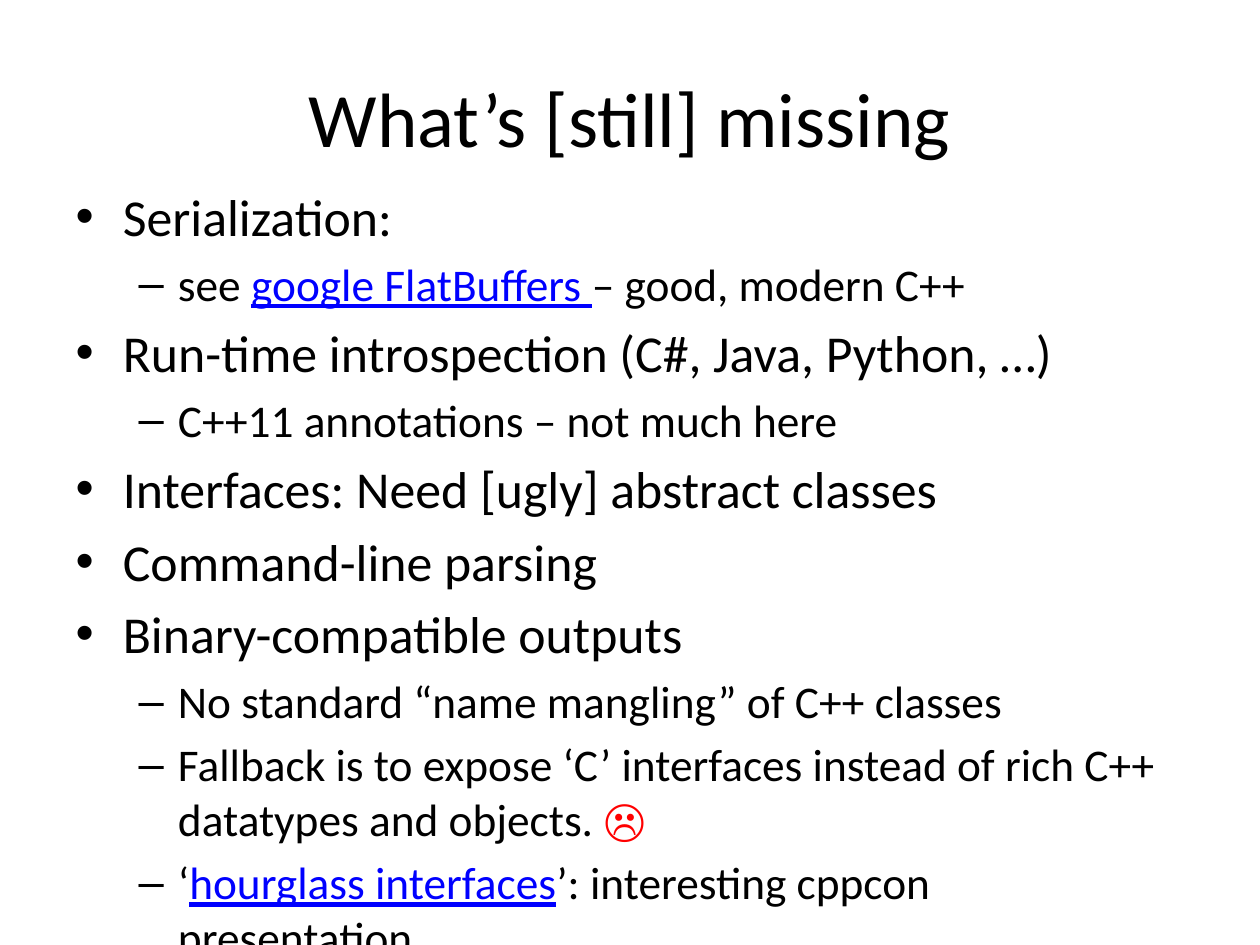
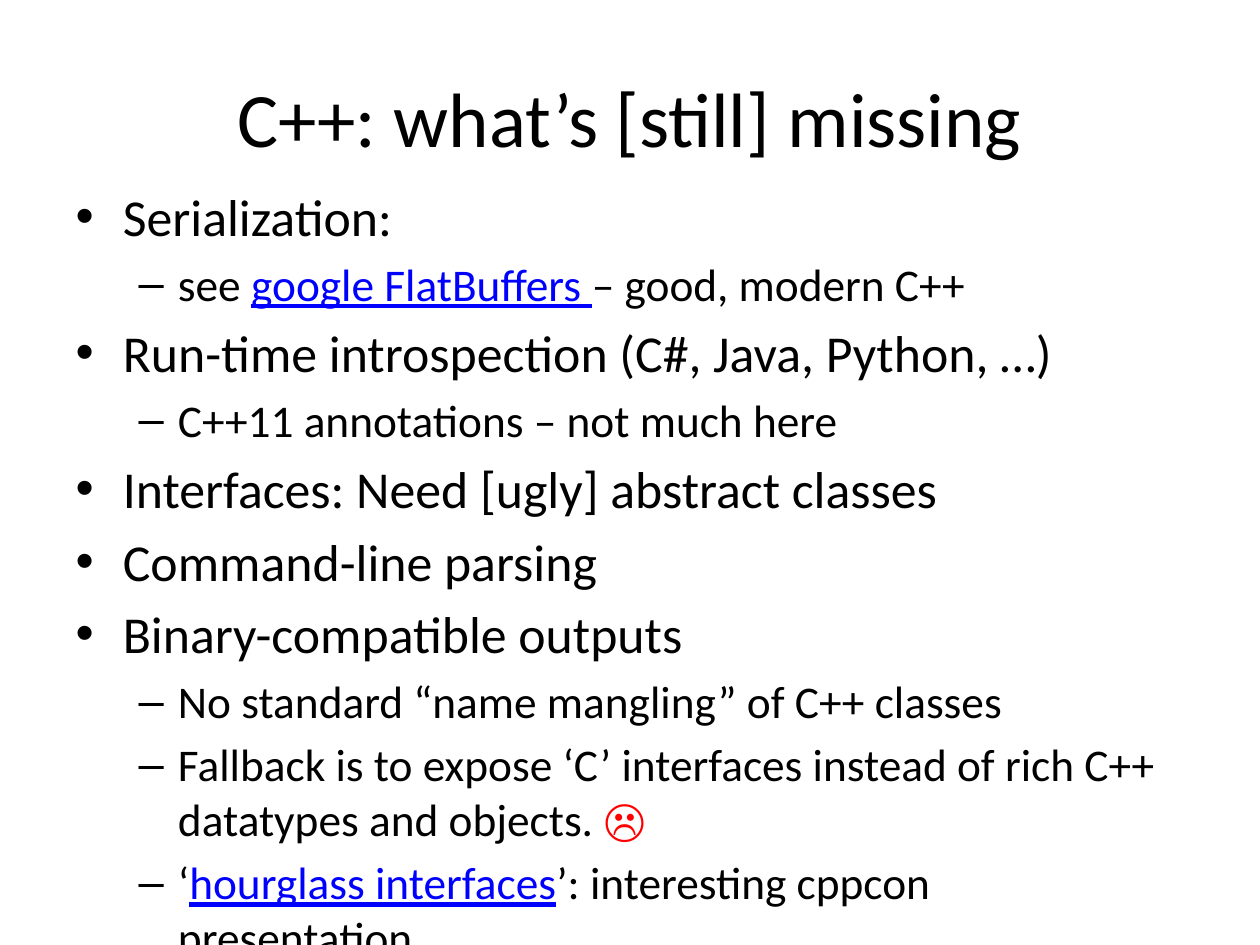
Before and after one commit to fellmad/FunWithCpp11, a slide deck: slide 34 of doc/Fun_with_C++11.pptx. Drawn at 1260x945 pixels with LibreOffice and Linux fonts; fonts in the diff are those of the drawing. Boxes give left, top, right and bottom in pixels: in the first picture for what was removed or moved away, otherwise in the second. Text is boxed around its words. In the diff, an @@ line names an element or a change of style, - is before the commit and + after.

```diff
--- a/doc/Fun_with_C++11.pptx
+++ b/doc/Fun_with_C++11.pptx
@@ title at [237,91,1022,161]: text changed @@
-What’s [still] missing
+C++: what’s [still] missing
```
Also in this commit, not shown: 5 other slides changed, 1 slide added, 1 other file.
